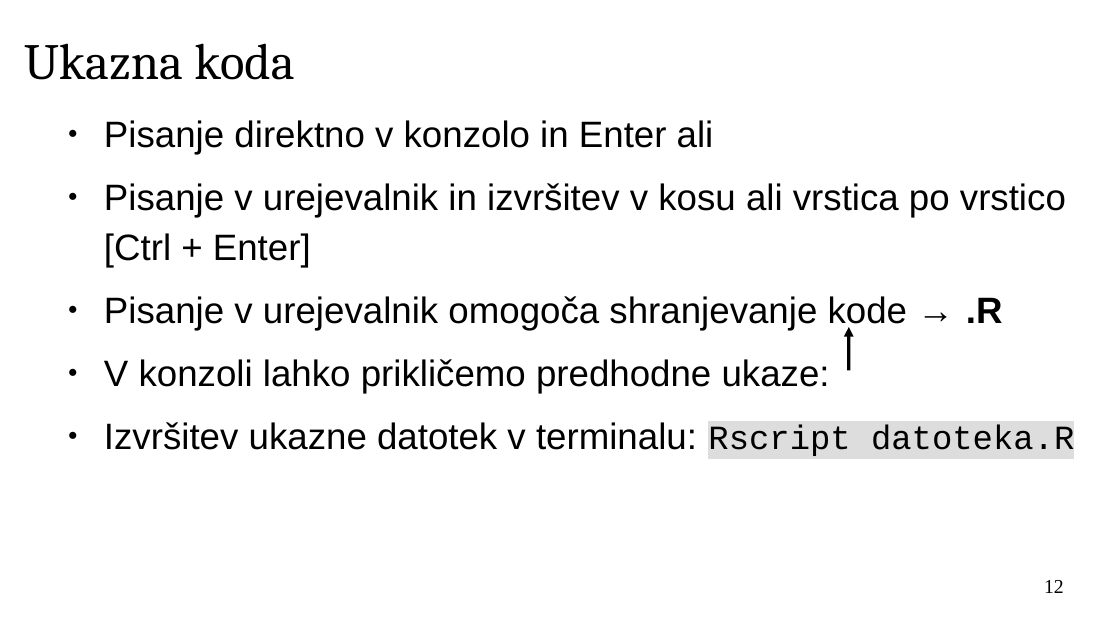
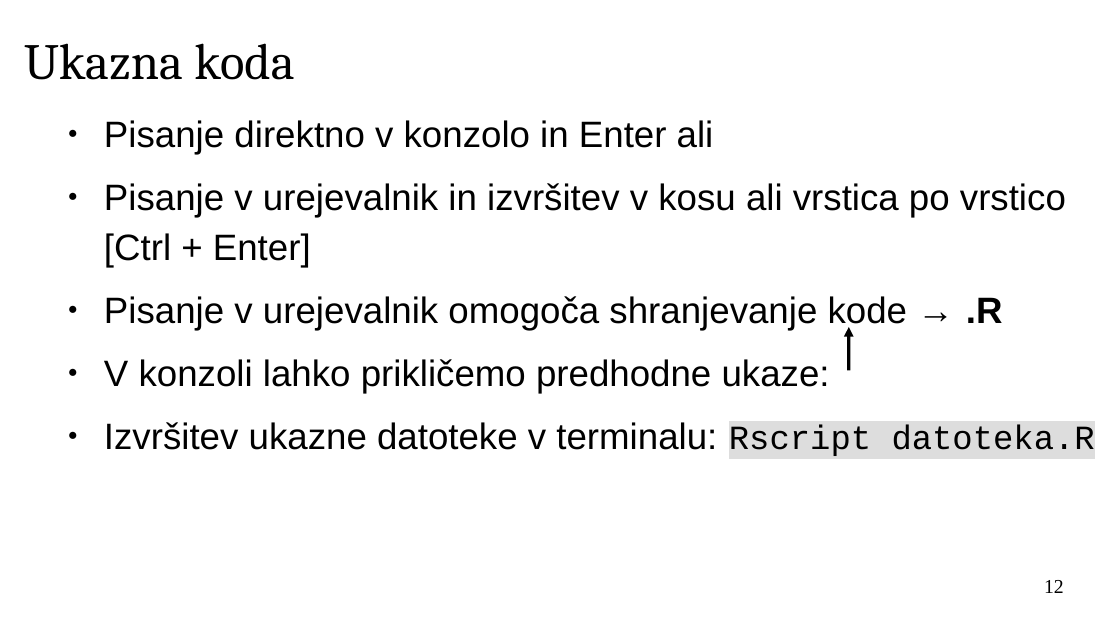
Before and after one commit to janaobsteter/R_tecaj, a slide deck: slide 12 of ModulA/IT_Rtecaj_ModulA.odp. Drawn at 1120x630 pixels with LibreOffice and Linux fonts; fonts in the diff are those of the drawing; background and template pictures are left out. Boxes give left, top, right and bottom in pixels: in the first picture for what was removed or moved away, otherwise in the second. Text is boxed around its words. In the diff, an @@ line names an element or a change of style, - is before the commit and + after.

```diff
--- a/ModulA/IT_Rtecaj_ModulA.odp
+++ b/ModulA/IT_Rtecaj_ModulA.odp
@@ text at (104,422,1095,456): text changed @@
-● Izvršitev ukazne datotek v terminalu: Rscript datoteka.R
+● Izvršitev ukazne datoteke v terminalu: Rscript datoteka.R
```
Also in this commit, not shown: 17 other slides changed, 1 slide added, 6 other files.
